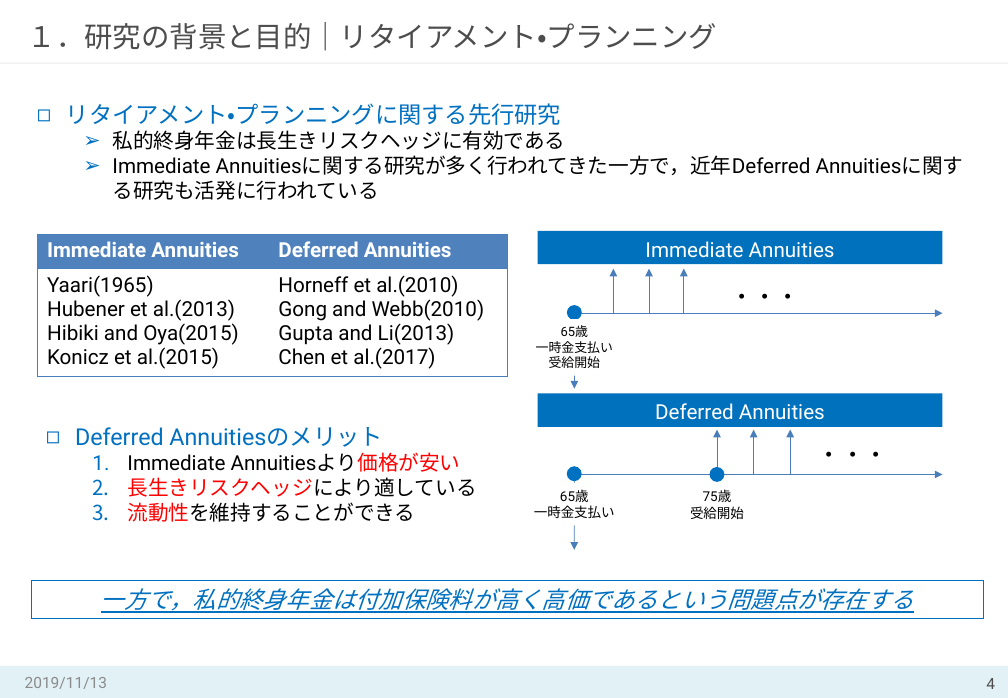
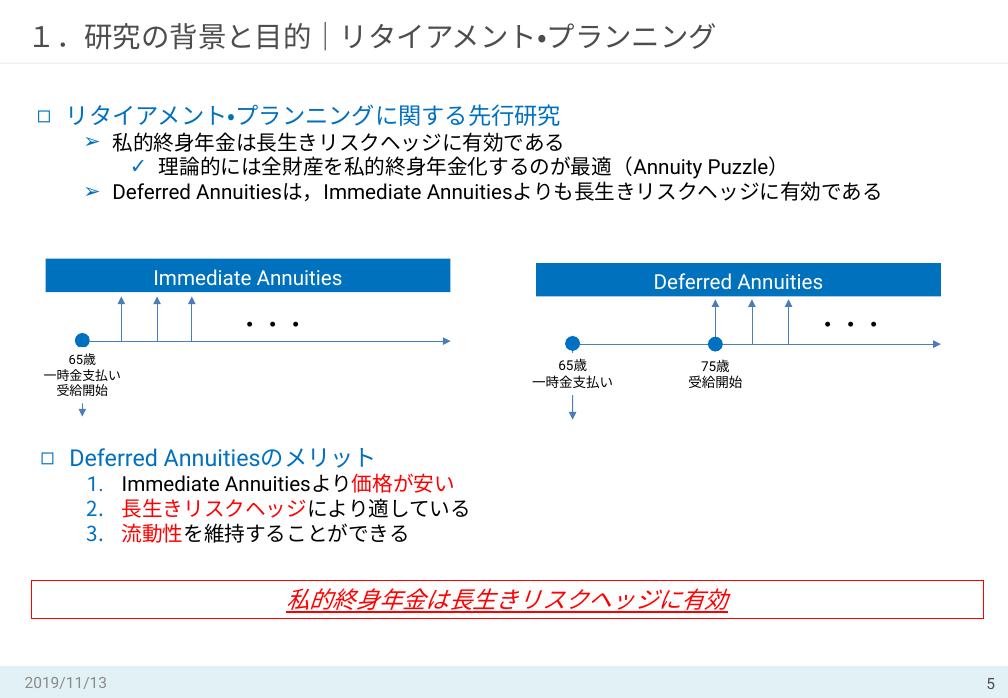
Before and after one commit to MasahiroShibahara/Open, a slide deck: slide 5 of Masahiro_Shibahara①.pptx (slide 4 before the commit). Drawn at 1008x698 pixels with LibreOffice and Linux fonts; fonts in the diff are those of the drawing. Boxes give left, top, right and bottom in pixels: in the first picture for what was removed or moved away, otherwise in the second. Text is boxed around its words. In the diff, an @@ line names an element or a change of style, - is before the commit and + after.

```diff
--- a/Masahiro_Shibahara①.pptx
+++ b/Masahiro_Shibahara①.pptx
@@ text at <box>112,156,883,201</box>: text changed @@
-  ➢ Immediate Annuitiesに関する研究が多く行われてきた一方で，近年Deferred Annuitiesに関する研究も活発に行われている
+    ✓ 理論的には全財産を私的終身年金化するのが最適（Annuity Puzzle）
+  ➢ Deferred Annuitiesは，Immediate Annuitiesよりも長生きリスクヘッジに有効である
@@ table removed at <box>38,235,508,377</box>, 2 rows, 2 columns @@
-Immediate Annuities | Deferred Annuities
-Yaari(1965) / Hubener et al.(2013) / Hibiki and Oya(2015) / Konicz et al.(2015) | Horneff et al.(2010) / Gong and Webb(2010) / Gupta and Li(2013) / Chen et al.(2017)
@@ 2 arrows, 1 ellipse: place and size @@
-2 arrows, 1 ellipse at <box>567,269,943,320</box>
+2 arrows, 1 ellipse at <box>74,297,450,348</box>
@@ 3 arrows, 2 texts, 1 rectangle: place and size @@
-3 arrows, 2 texts, 1 rectangle at <box>536,231,943,389</box>
+3 arrows, 2 texts, 1 rectangle at <box>44,259,450,417</box>
@@ 5 arrows, 3 texts, 2 ellipses, 1 rectangle: place and size @@
-5 arrows, 3 texts, 2 ellipses, 1 rectangle at <box>534,394,943,550</box>
+5 arrows, 3 texts, 2 ellipses, 1 rectangle at <box>532,263,941,420</box>
@@ text "Deferred Annuitiesのメリット": place and size @@
-text "Deferred Annuitiesのメリット" at <box>75,427,476,522</box>
+text "Deferred Annuitiesのメリット" at <box>69,448,471,543</box>
@@ rectangle "私的終身年金は長生きリスクヘッジに有効" at <box>31,581,983,618</box>: outline #0070C0 0.75 pt to #FF0000 0.75 pt @@
@@ text in rectangle at <box>286,588,728,613</box>: text changed; text colour #0070C0 to #FF0000 @@
-一方で，私的終身年金は付加保険料が高く高価であるという問題点が存在する
+私的終身年金は長生きリスクヘッジに有効
@@ page number at <box>986,678,995,689</box>: text changed @@
-4
+5
```
Also in this commit, not shown: 23 other slides changed, 4 slides added, 1 slide removed.
